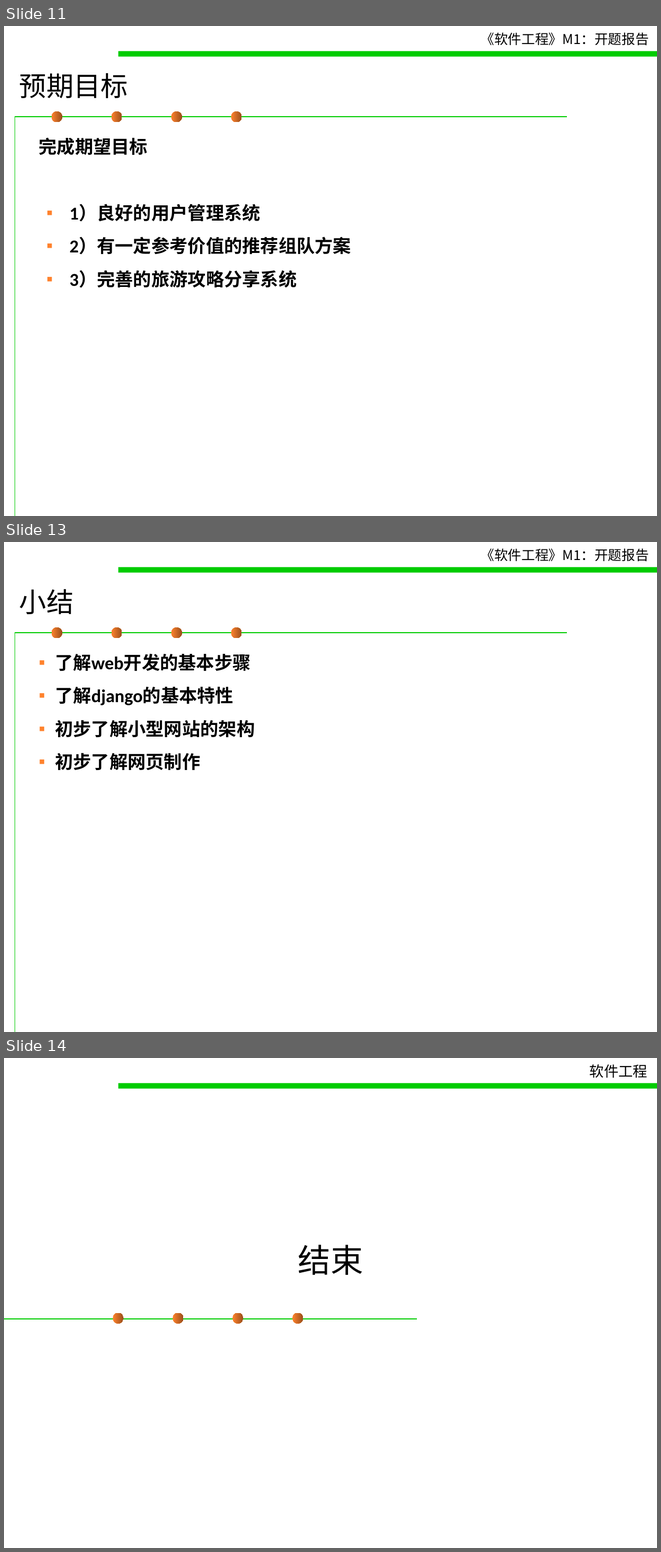
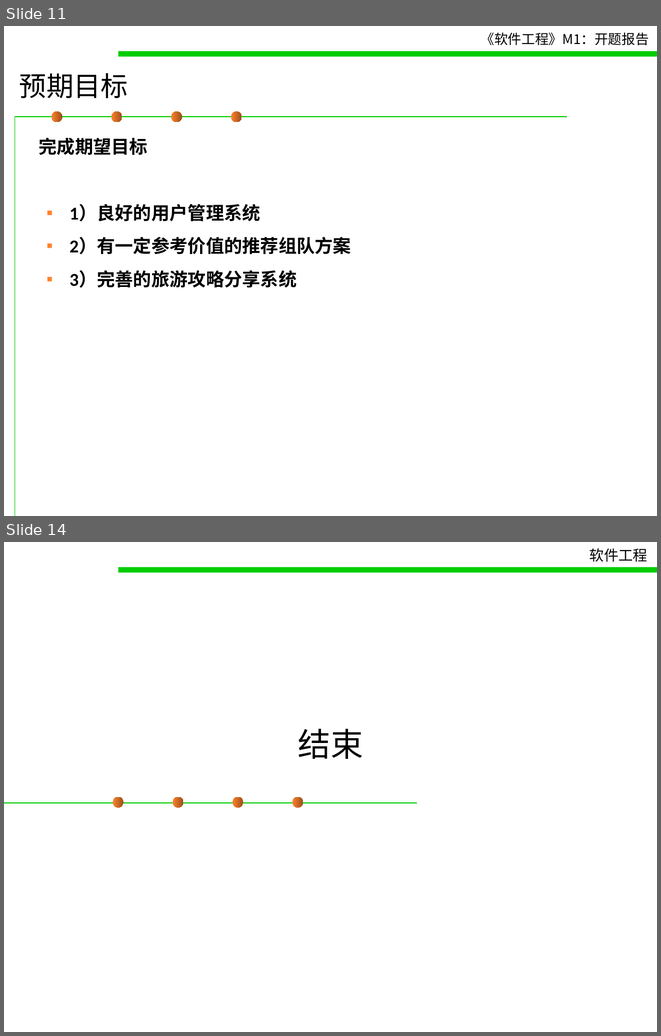
Before and after one commit to October-66/Traveler-Pal, a slide deck: doc/M1 - 开题报告.ppt. Shown one above the other, each under a label of ours: slides 11, 13 and 14 before the commit, slides 11 and 14 after it; the slides between them are not shown. The pictures are 661x1552 and 661x1036 pixels, drawn with LibreOffice and Linux fonts; fonts in the diff are those of the drawing; background and template pictures are left out. Boxes give left, top, right and bottom in pixels: in the first picture for what was removed or moved away, otherwise in the second. Text is boxed around its words. In the diff, an @@ line names an element or a change of style, - is before the commit and + after.

```diff
--- a/doc/M1 - 开题报告.ppt
+++ b/doc/M1 - 开题报告.ppt
@@ slide 13 removed at <box>4,542,657,1032</box>, background #FFFFFF; not listed: 7 template elements that a slide beside it also shows @@
@@ title removed at <box>19,589,74,614</box> @@
-小结
@@ text removed at <box>55,653,255,770</box> @@
-▪ 了解web开发的基本步骤
-▪ 了解django的基本特性
-▪ 初步了解小型网站的架构
-▪ 初步了解网页制作
```
Also in this commit, not shown: 5 slides changed, 1 slide added.
